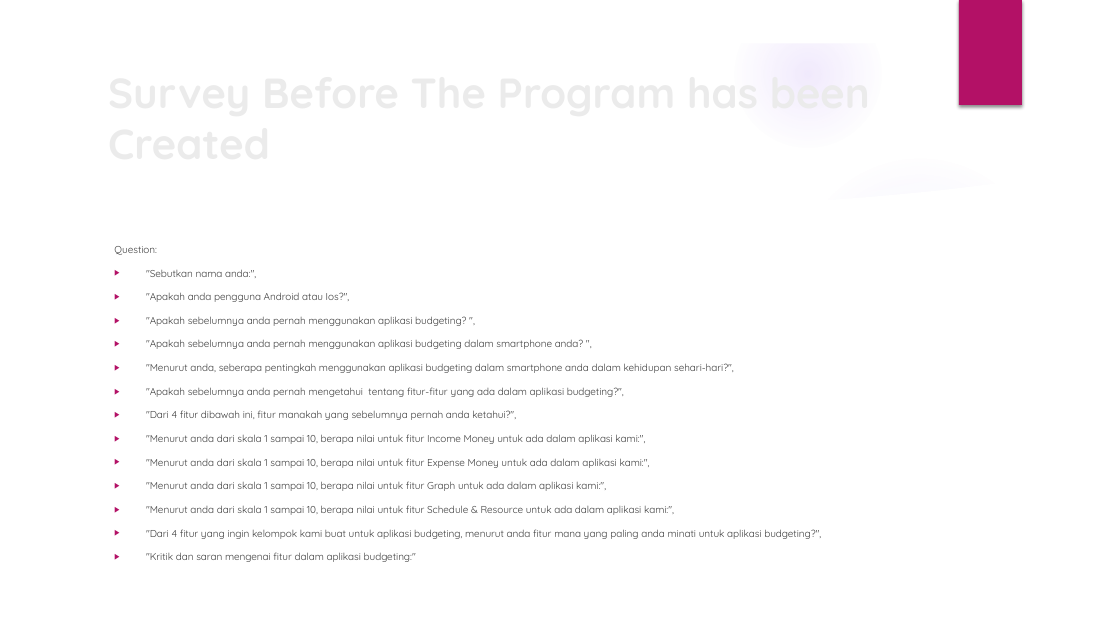
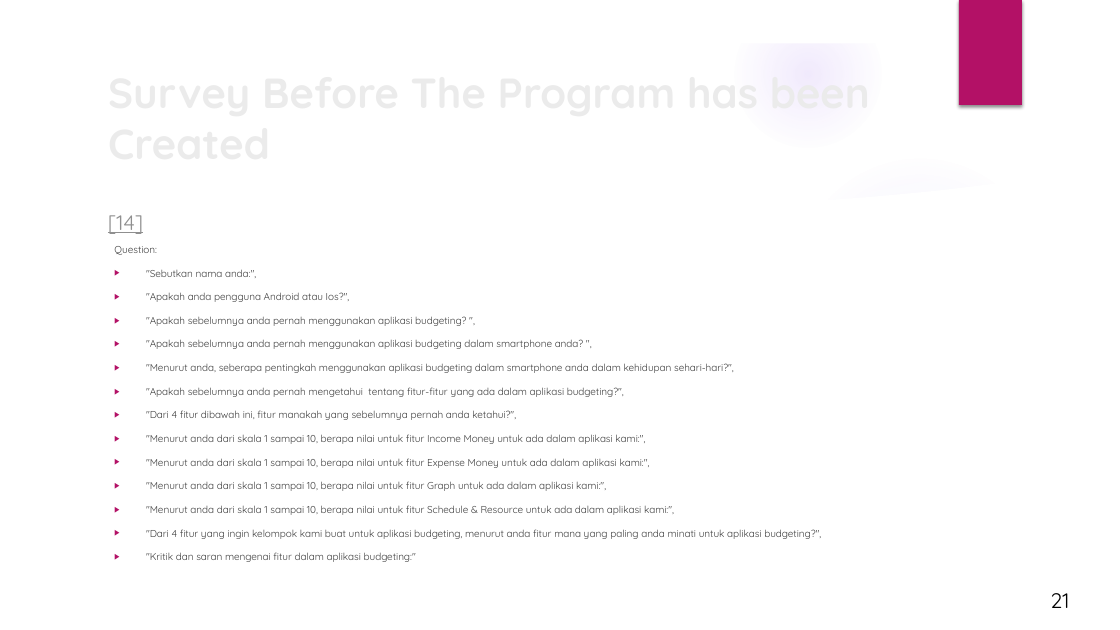
Before and after one commit to tyrand3/HCI-Budgeting, a slide deck: slide 23 of PPTHCiBudgeting.pptx (slide 13 before the commit). Drawn at 1120x630 pixels with LibreOffice and Linux fonts; fonts in the diff are those of the drawing; background and template pictures are left out. Boxes give left, top, right and bottom in pixels: in the first picture for what was removed or moved away, otherwise in the second. Text is boxed around its words. In the diff, an @@ line names an element or a change of style, - is before the commit and + after.

```diff
--- a/PPTHCiBudgeting.pptx
+++ b/PPTHCiBudgeting.pptx
@@ text added at [108,215,143,234], 18 pt, text #8F8F8F, underline @@
+[14]
@@ text added at [1050,593,1069,608], 18 pt, text #000000 @@
+21
```
Also in this commit, not shown: 19 other slides changed, 14 slides added, 5 other files.
